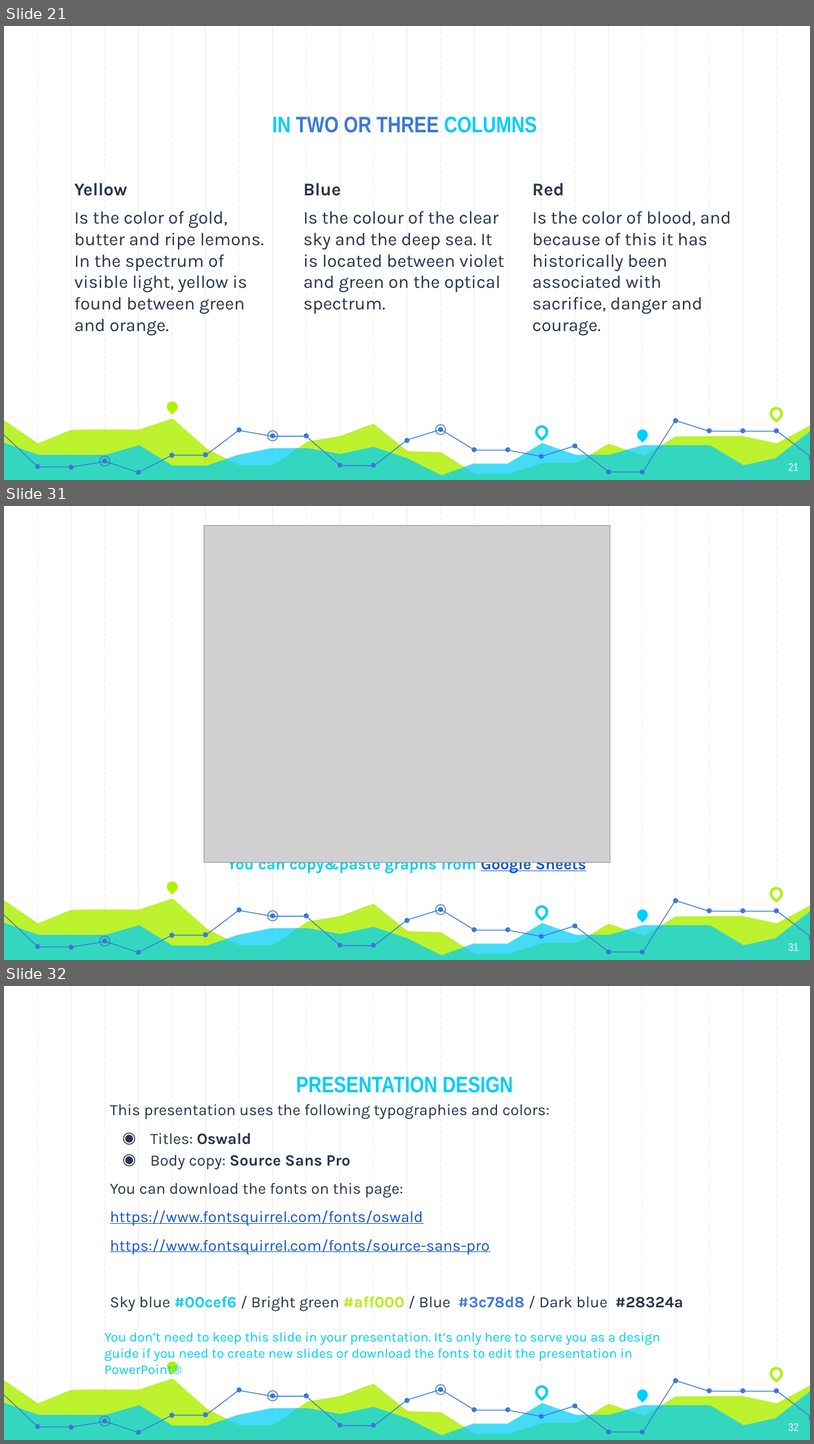
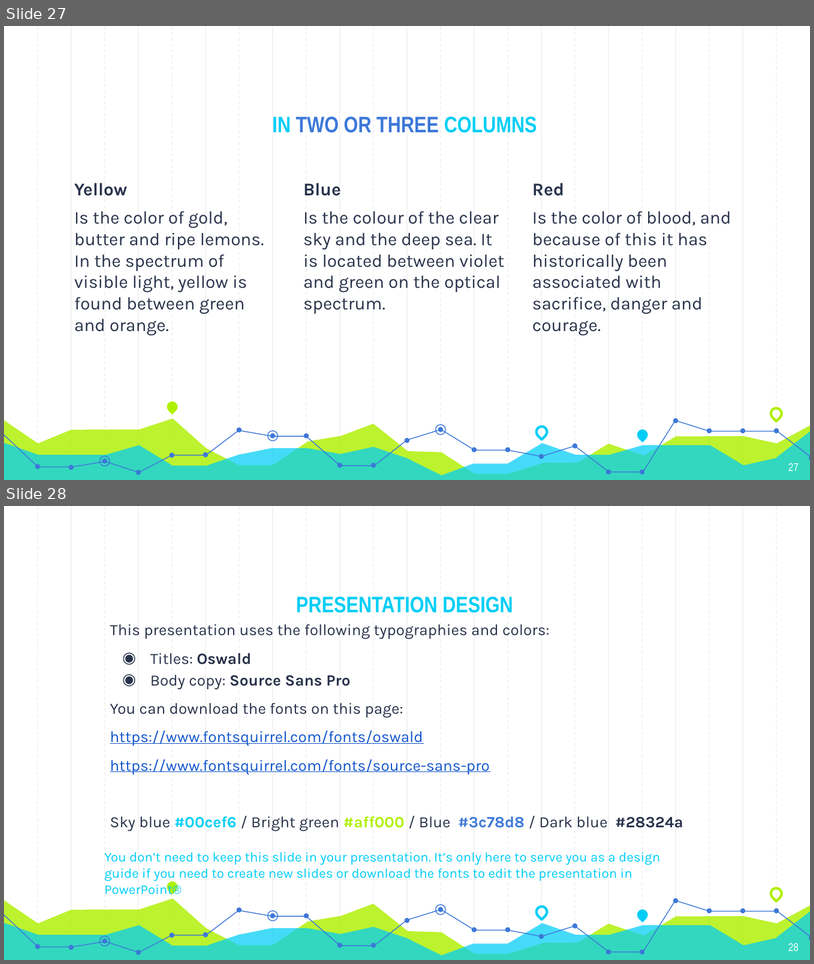
Before and after one commit to Andyayk/app, a slide deck: Graph Based Search.pptx. Shown one above the other, each under a label of ours: slides 21, 31 and 32 before the commit, slides 27 and 28 after it; the slides between them are not shown. The pictures are 814x1444 and 814x964 pixels, drawn with LibreOffice and Linux fonts; fonts in the diff are those of the drawing; grey boxes stand for pictures. Boxes give left, top, right and bottom in pixels: in the first picture for what was removed or moved away, otherwise in the second. Text is boxed around its words. In the diff, an @@ line names an element or a change of style, - is before the commit and + after.

```diff
--- a/Graph Based Search.pptx
+++ b/Graph Based Search.pptx
@@ slide 31 removed at [4, 506, 810, 960], background #FFFFFF; not listed: 59 template elements that a slide beside it also shows @@
@@ picture removed at [204, 525, 609, 862] @@
@@ text removed at [228, 862, 587, 873] @@
-You can copy&paste graphs from Google Sheets
@@ page number removed at [789, 943, 799, 951] @@
-31
@@ what was slide 21 is now slide 27 @@
@@ page number at [789, 463, 799, 471]: text changed @@
-21
+27
@@ what was slide 32 is now slide 28 @@
@@ page number at [789, 943, 799, 951]: text changed @@
-32
+28
```
Also in this commit, not shown: 3 slides changed, 6 slides added, 9 other slides removed.
